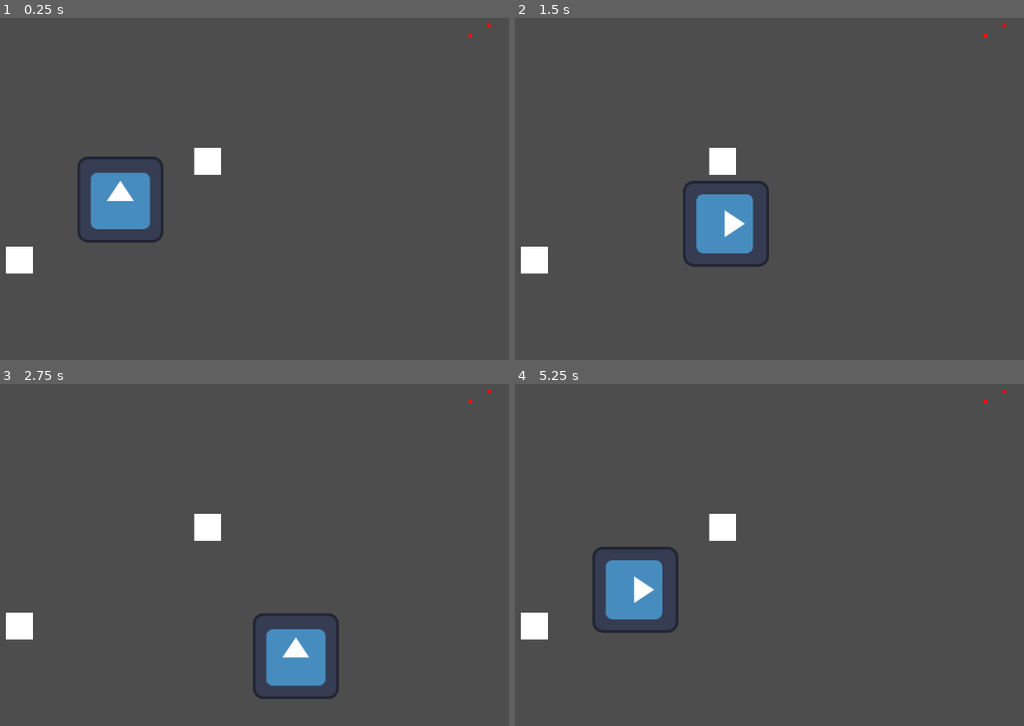
Above: before the commit, frames 1-4 (two rows, left to right).
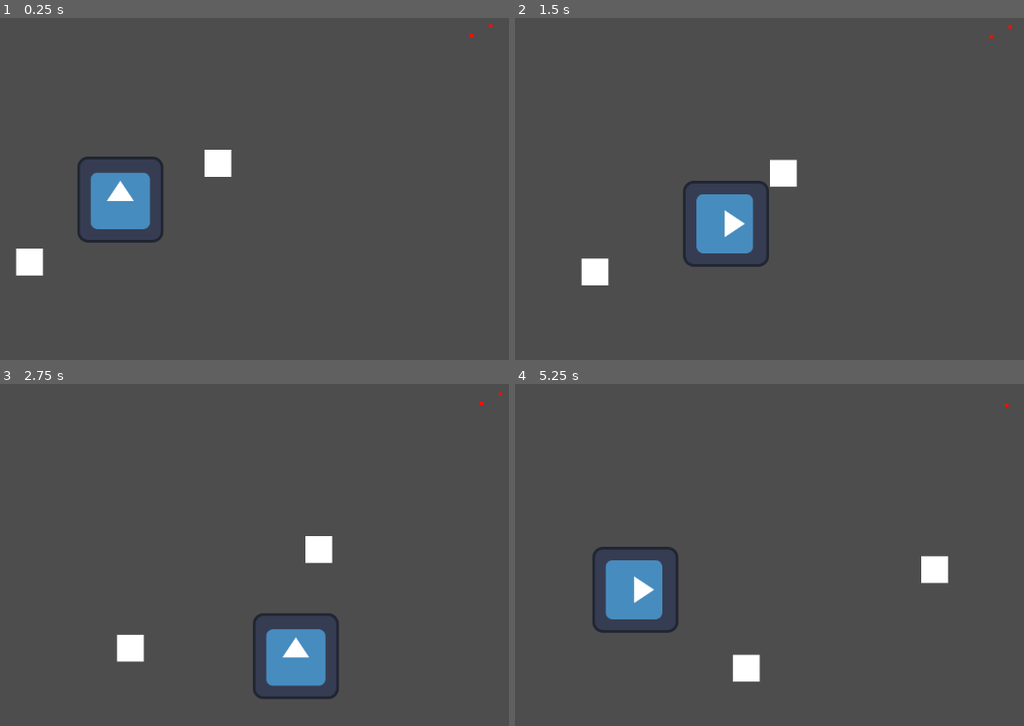
Above: after the commit, the same moments.

Repository: ItsTunda1/Bermuda-Reaper
Game: Godot game, scene res://scenes/GAME.tscn
Two runs of this game, one before a commit and one after it. Both use one fixed random seed, a clock stepped at 60 frames per second and the inputs below. This scene is started directly instead of the project's main scene. The engine's default icon, where the game draws it, is replaced by a stand-in: a white triangle on a blue panel in a dark square.
Inputs (mouse positions are in pixels of both pictures, inside the frame that each line leads up to):
- Up to frame 1 (0.25 s): no input
- Up to frame 2 (1.5 s): move the mouse to (805, 206) at 0.52 s; hold Right (ui_right) 0.53-1.28 s; click (805, 206) at 0.67 s; move the mouse to (outside the picture) at 1.27 s; hold Down (ui_down) from 1.28 s (still down)
- Up to frame 3 (2.75 s): move the mouse to (198, 496) at 2.02 s; release Down (ui_down) at 2.03 s; hold Right (ui_right) from 2.03 s (still down)
- Up to frame 4 (5.25 s): move the mouse to (596, 681) at 2.77 s; release Right (ui_right) at 2.78 s; hold Up (ui_up) 2.78-3.53 s; click (596, 681) at 2.92 s; move the mouse to (871, 657) at 3.52 s; hold Left (ui_left) 3.53-5.03 s; move the mouse to (outside the picture) at 4.27 s; move the mouse to (677, 592) at 5.02 s; hold Down (ui_down) from 5.03 s (still down); click (677, 592) at 5.17 s

The runs differ from the first frame. In frame 1, 0.8% of the frame differs, in the area x 1-97%, y 1-76%; in frame 2, 1.7%; in frame 3, 1.7%; in frame 4, 1.8%, in the area x 1-97%, y 1-88%.

Commit message:
fish move (test)

Diff:
--- a/scenes/fish/fish_base.gd
+++ b/scenes/fish/fish_base.gd
@@ -22,12 +22,20 @@
 	add_to_group("radar_objects")
 
 func Swim_Behavior():
-	print("Fishy")
+	#print("Fishy")
+	position.x += 1;
+	position.y += 0.2;
 
 func Radar_Behavior():
 	print("Fishy")
 
 
+
+
+func _process(_delta):
+	Swim_Behavior()
+
+
 # Calc the min and max range
 # (1/std)^((-1/2)*((X-m)/s)^2) >= 0.015
 # https://www.desmos.com/calculator/ew3hecawoo
